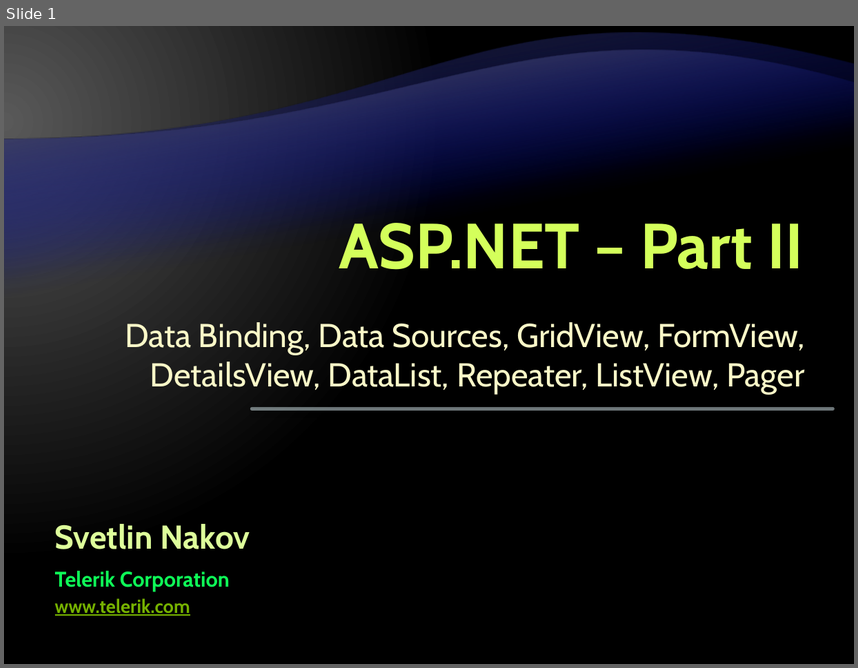
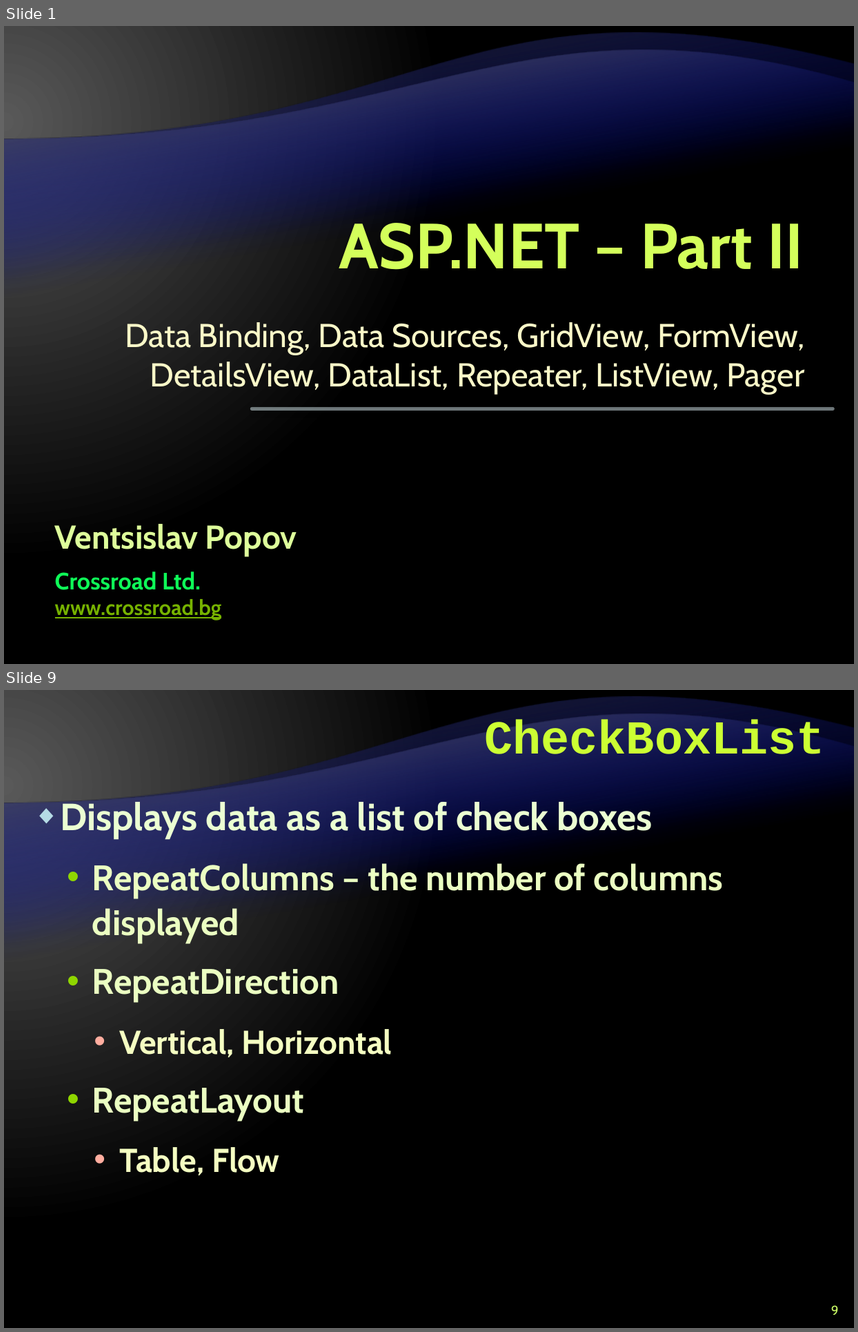
Before and after one commit to Graveheart/aspnetcourse, a slide deck: lectures/9. ASP.NET – Part II.pptx. Shown one above the other, each under a label of ours: slide 1 before the commit, slides 1 and 9 after it; the slides between them are not shown. The pictures are 858x668 and 858x1332 pixels, drawn with LibreOffice and Linux fonts; fonts in the diff are those of the drawing; background and template pictures are left out. Boxes give left, top, right and bottom in pixels: in the first picture for what was removed or moved away, otherwise in the second. Text is boxed around its words. In the diff, an @@ line names an element or a change of style, - is before the commit and + after.

```diff
--- a/lectures/9. ASP.NET – Part II.pptx
+++ b/lectures/9. ASP.NET – Part II.pptx
@@ slide 9 added at box(4, 690, 854, 1328), background gradient #595959 to #000000; not listed: 2 template elements that a slide beside it also shows @@
@@ title added at box(485, 719, 825, 754), 40 pt, text #CCFF33, bold @@
+CheckBoxList
@@ text added at box(60, 800, 724, 1175), 30 pt, text #EBFFC2, bold @@
+◆ Displays data as a list of check boxes
+  • RepeatColumns – the number of columns displayed
+  • RepeatDirection
+    • Vertical, Horizontal
+  • RepeatLayout
+    • Table, Flow
@@ page number added at box(831, 1305, 839, 1314), 11 pt, text #CCFF66 @@
+9
@@ slide 1 changed as well @@
@@ text at box(55, 523, 297, 557): text changed @@
-Svetlin Nakov
+Ventsislav Popov
@@ text at box(55, 571, 201, 590): text changed; size 18 to 20 pt @@
-Telerik Corporation
+Crossroad Ltd.
@@ text at box(55, 599, 222, 619): text changed; size 16 to 18 pt @@
-www.telerik.com
+www.crossroad.bg
```
Also in this commit, not shown: 1 other slide changed, 50 other slides added.
